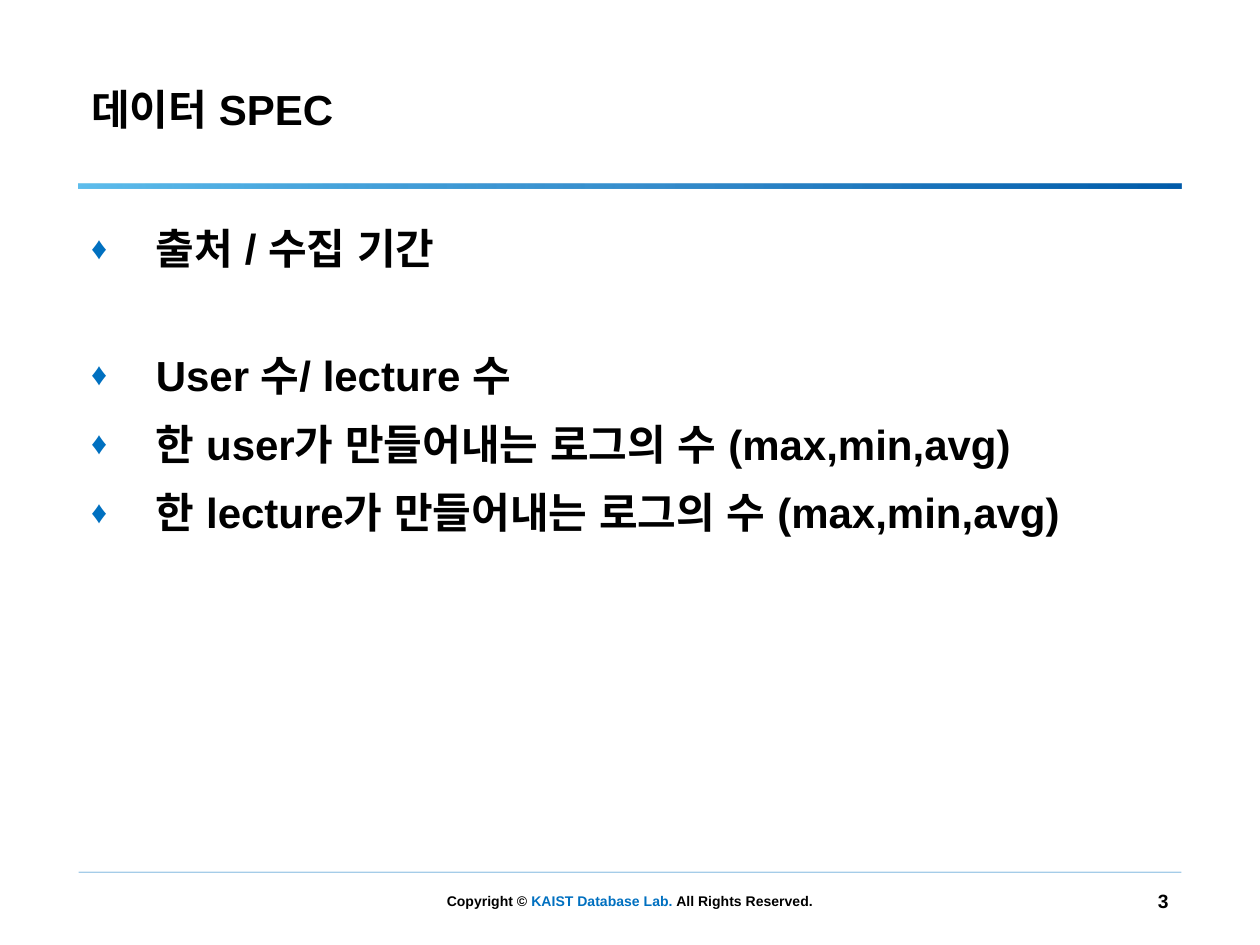
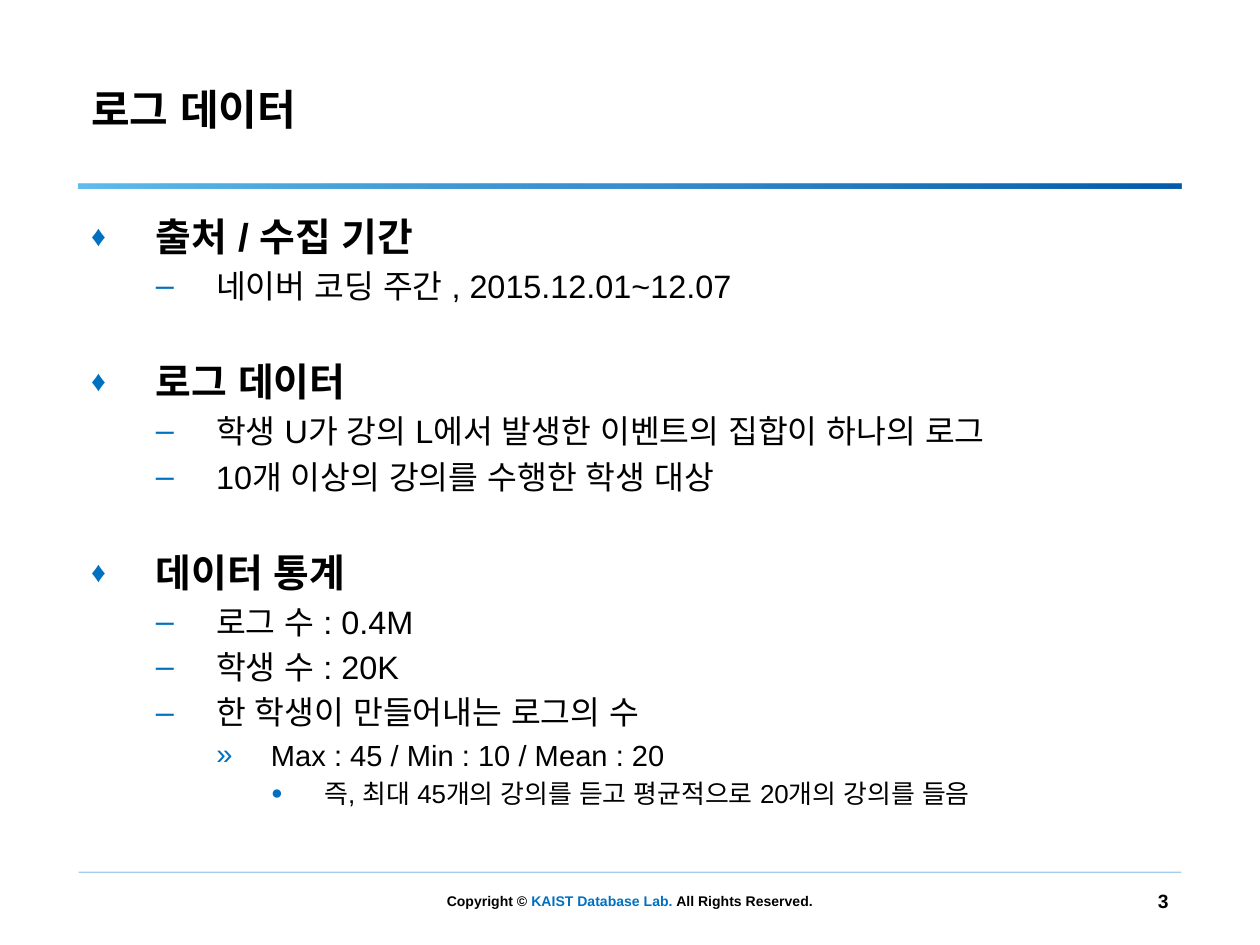
Before and after one commit to simdj/entry_log_analysis, a slide deck: slide 3 of 160322 로그분석.pptx. Drawn at 1260x945 pixels with LibreOffice and Linux fonts; fonts in the diff are those of the drawing; background and template pictures are left out. Boxes give left, top, right and bottom in pixels: in the first picture for what was removed or moved away, otherwise in the second. Text is boxed around its words. In the diff, an @@ line names an element or a change of style, - is before the commit and + after.

```diff
--- a/160322 로그분석.pptx
+++ b/160322 로그분석.pptx
@@ title at (x1=91, y1=89, x2=296, y2=129): text changed @@
-데이터 spec
+로그 데이터
@@ text at (x1=156, y1=218, x2=413, y2=255): size 24 to 22.2 pt in "출처 / 수집 기간"; line spacing 1.2 to 1 @@
@@ text at (x1=156, y1=271, x2=985, y2=807): text changed; size 24 to 18.5 pt; bold off @@
-♦ User 수/ lecture 수
-♦ 한 user가 만들어내는 로그의 수 (max,min,avg)
-♦ 한 lecture가 만들어내는 로그의 수 (max,min,avg)
+  – 네이버 코딩 주간 , 2015.12.01~12.07
+♦ 로그 데이터
+  – 학생 U가 강의 L에서 발생한 이벤트의 집합이 하나의 로그
+  – 10개 이상의 강의를 수행한 학생 대상
+♦ 데이터 통계
+  – 로그 수 : 0.4M
+  – 학생 수 : 20K
+  – 한 학생이 만들어내는 로그의 수
+    » Max : 45 / Min : 10 / Mean : 20
+      ● 즉, 최대 45개의 강의를 듣고 평균적으로 20개의 강의를 들음
```
Also in this commit, not shown: 6 other slides changed, 25 slides added, 5 slides removed, 14 other files.
